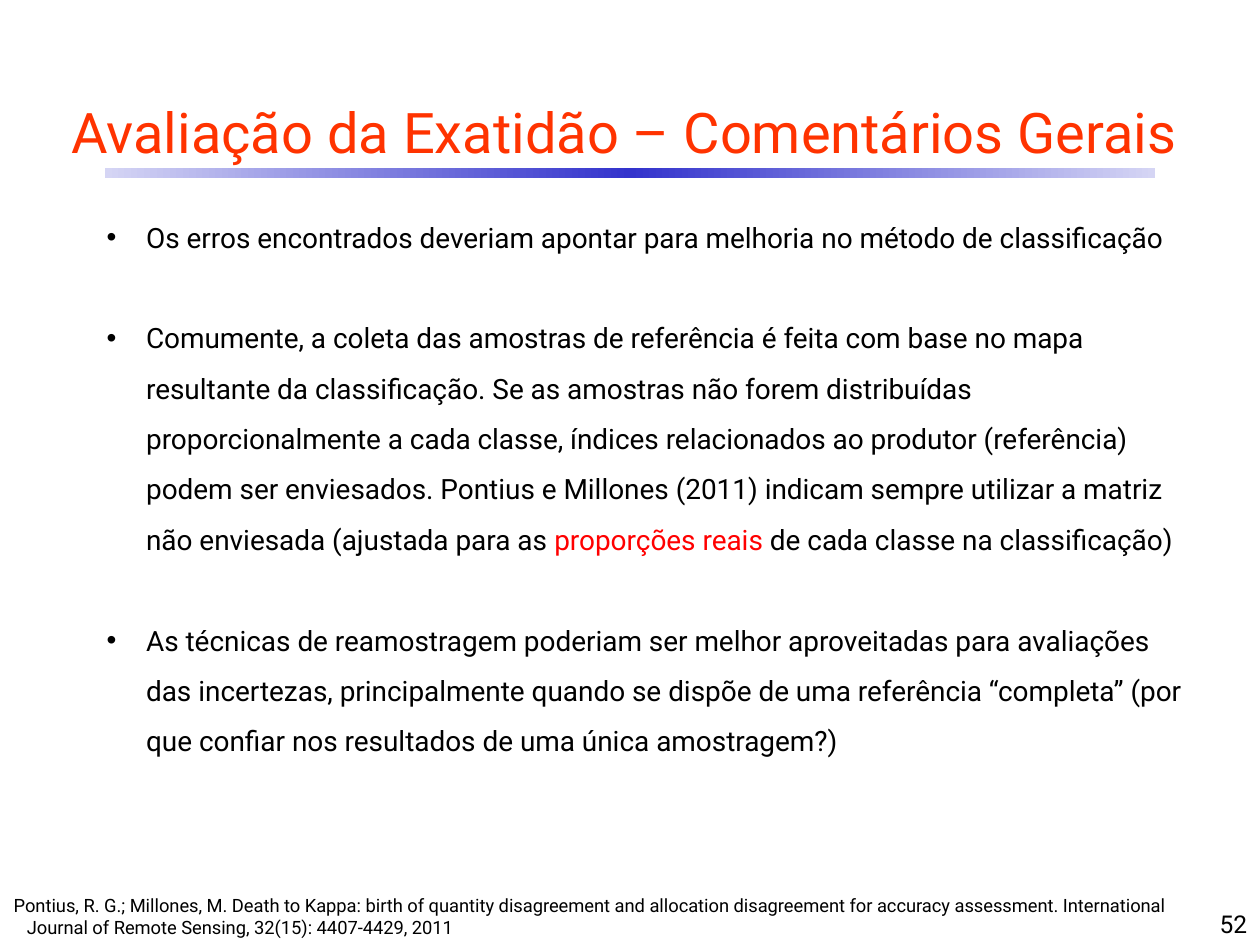
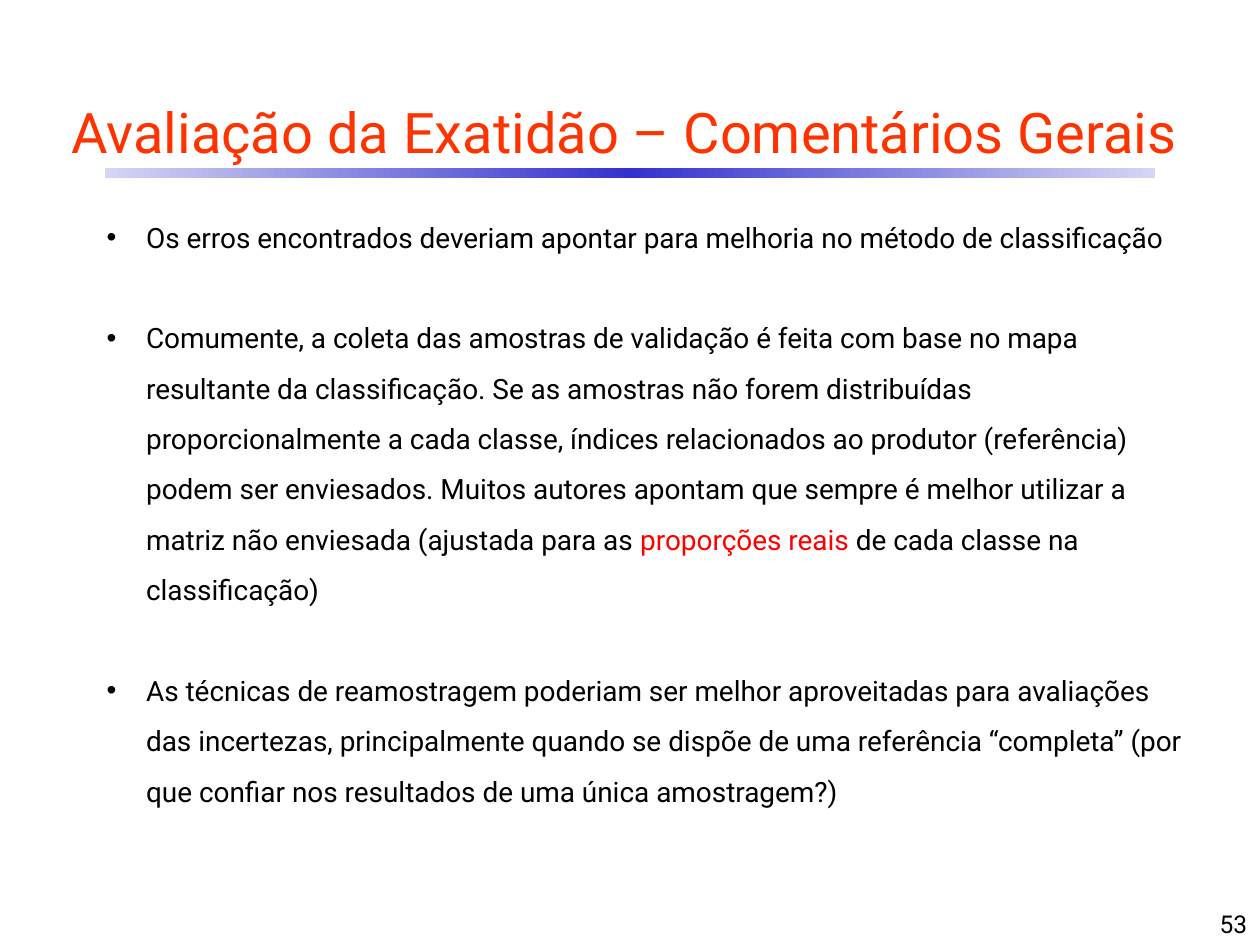
Before and after one commit to CDRenno/Estatistica, a slide deck: slide 53 of ppt/12AvalClass.pptx (slide 52 before the commit). Drawn at 1260x945 pixels with LibreOffice and Linux fonts; fonts in the diff are those of the drawing. Boxes give left, top, right and bottom in pixels: in the first picture for what was removed or moved away, otherwise in the second. Text is boxed around its words. In the diff, an @@ line names an element or a change of style, - is before the commit and + after.

```diff
--- a/ppt/12AvalClass.pptx
+++ b/ppt/12AvalClass.pptx
@@ text at <box>146,326,1127,606</box>: text changed @@
-• Comumente, a coleta das amostras de referência é feita com base no mapa resultante da classificação. Se as amostras não forem distribuídas proporcionalmente a cada classe, índices relacionados ao produtor (referência) podem ser enviesados. Pontius e Millones (2011) indicam sempre utilizar a matriz não enviesada (ajustada para as proporções reais de cada classe na classificação)
+• Comumente, a coleta das amostras de validação é feita com base no mapa resultante da classificação. Se as amostras não forem distribuídas proporcionalmente a cada classe, índices relacionados ao produtor (referência) podem ser enviesados. Muitos autores apontam que sempre é melhor utilizar a matriz não enviesada (ajustada para as proporções reais de cada classe na classificação)
@@ text removed at <box>14,898,1165,938</box> @@
-Pontius, R. G.; Millones, M. Death to Kappa: birth of quantity disagreement and allocation disagreement for accuracy assessment. International Journal of Remote Sensing, 32(15): 4407-4429, 2011
@@ page number at <box>1220,915,1248,934</box>: text changed @@
-52
+53
```
Also in this commit, not shown: 45 other slides changed, 18 slides added, 11 slides removed, 1 other file.
